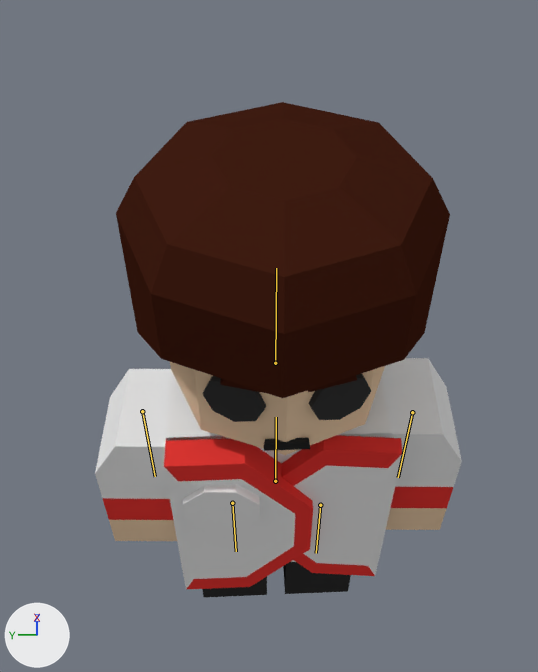
The Blender file Symbiosis/Assets/Models/Enemy_Red_1.blend, before and after one commit.
Both versions are drawn from a 50 mm camera at (-0.996, 0.034, 2.146) aimed at (0.2, 0.042, 0.901). The axes (+X, +Y, +Z) are drawn at lower left. The lights are the same throughout. The bones that bend it are drawn over the model as lines.

The first picture shows 'Arm.True.L', 'Arm.True.R', 'Body', 'Eyes', 'Hair', 'Head', 'Jacket1', 'Leg.L', 'Leg.R', 'Mouth', 'Mouth.001', 'RedLogo', 'TrueJacket'.
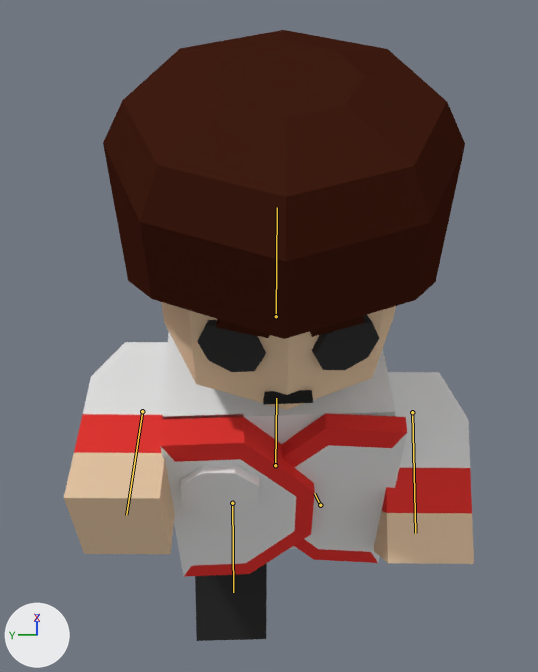
The newer file adds an action. The first version stands in its rest pose; the second is drawn at frame 15 of the action 'Player.Walk.001'.

Boxes [x1, y1, x2, y2] around the edits, measured in the pictures (538 x 672 px):
'Hair', posed (8% wider): before [116, 102, 450, 398]; after [103, 30, 465, 339]
'Jacket1', posed (6% taller): before [164, 436, 313, 589]; after [160, 414, 315, 577]
'Arm.True.R', posed (35% wider, 23% taller): before [95, 369, 177, 541]; after [64, 342, 175, 554]
'Arm.True.L', posed: before [381, 358, 462, 530]; after [374, 372, 474, 564]
'TrueJacket', posed (6% taller): before [282, 435, 403, 576]; after [282, 413, 407, 563]
'Body', posed (12% taller): before [166, 370, 392, 562]; after [163, 333, 396, 549]
'Leg.R', posed: before [202, 577, 267, 597]; after [195, 563, 267, 641]
'RedLogo', posed: before [183, 484, 260, 532]; after [180, 465, 259, 515]
'Leg.L', posed (not visible afterwards): before [283, 562, 351, 594]
bone 'Bone', root to tip: before (275, 481) to (276, 417); after (275, 465) to (276, 398)
bone 'Bone.001', root to tip: before (320, 505) to (316, 553); after (320, 505) to (314, 493)
bone 'Bone.002', root to tip: before (232, 503) to (236, 551); after (232, 503) to (233, 592)
bone 'Bone.003', root to tip: before (412, 412) to (398, 477); after (412, 412) to (415, 533)
bone 'Bone.004', root to tip: before (275, 363) to (276, 268); after (276, 316) to (277, 207)
bone 'Bone.005', root to tip: before (142, 411) to (155, 476); after (142, 411) to (126, 515)

What the commit changed:
Bone 'Bone' (bone_bone) moves from (0.0, 0.0, 0.0) to (0.0, 0.239, 0.0).
Bone 'Bone.001' (bone_bone_001) turns from (0, 0, 0) to (-38, 0, 0) degrees about its own x, y and z.
Bone 'Bone.002' (bone_bone_002) turns from (0, 0, 0) to (33, 0, 0) degrees about its own x, y and z.
Bone 'Bone.003' (bone_bone_003) turns from (0, 0, 0) to (56, 0, 0) degrees about its own x, y and z.
Bone 'Bone.004' (bone_bone_004) moves from (0.0, 0.0, 0.0) to (0.0, 0.478, 0.0).
Bone 'Bone.005' (bone_bone_005) turns from (0, 0, 0) to (90, 0, 0) degrees about its own x, y and z.
